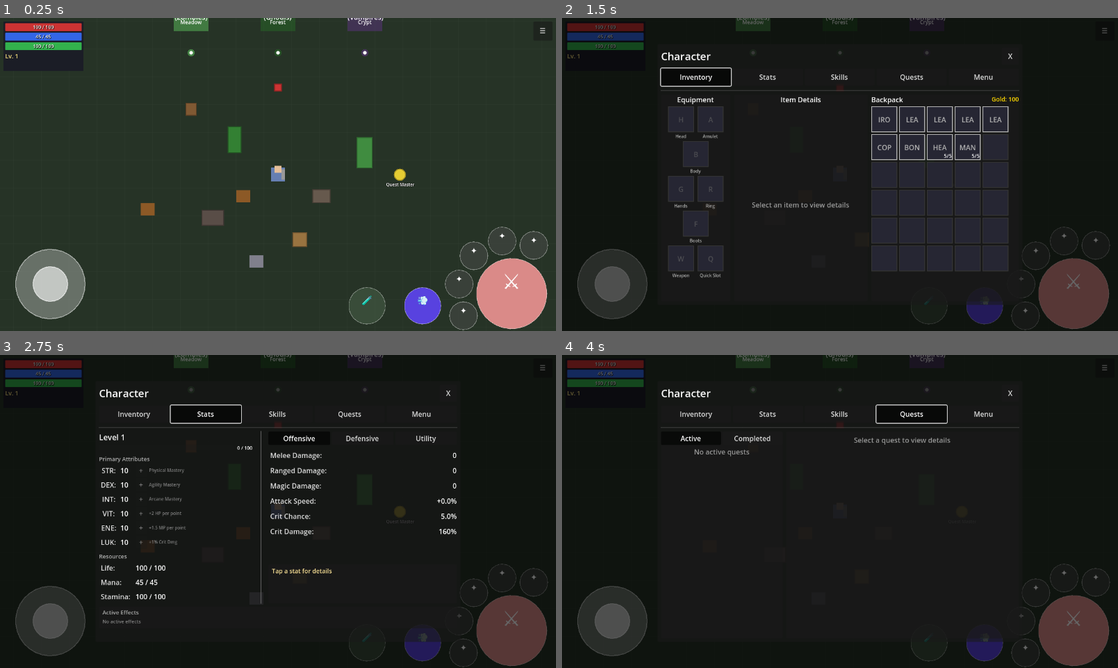
Above: before the commit, frames 1-4 (two rows, left to right).
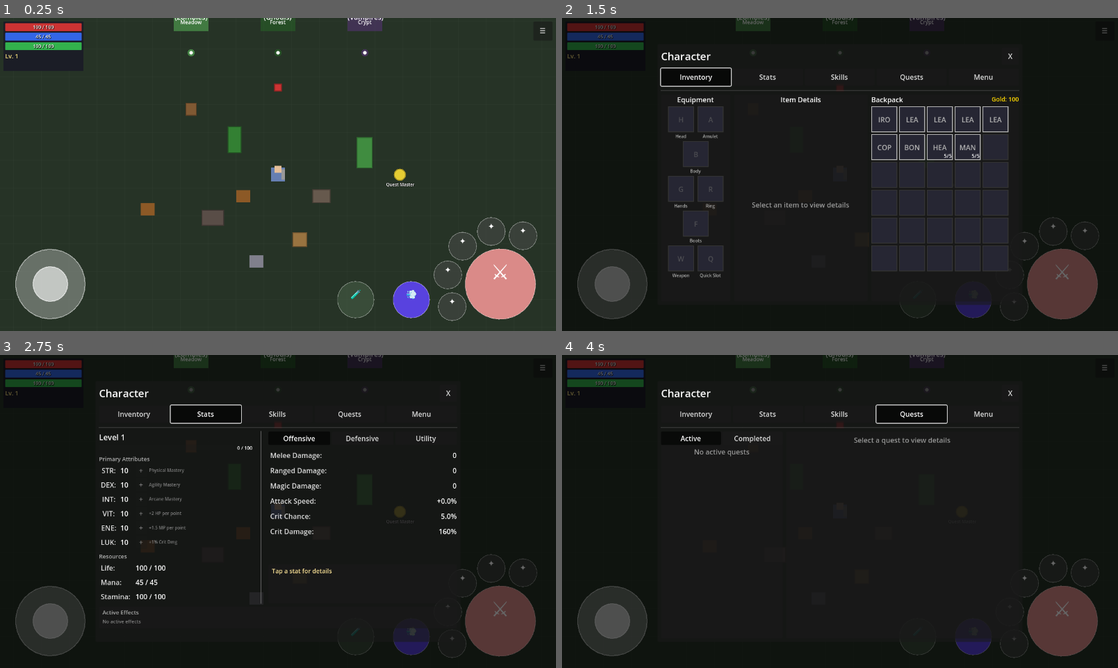
Above: after the commit, the same moments.

Repository: MatousHruska/MobileTestia
Game: Godot game, scene res://scenes/world/test_zone.tscn
Two runs of this game, one before a commit and one after it. Both use one fixed random seed, a clock stepped at 60 frames per second and the inputs below.
Inputs:
- Up to frame 1 (0.25 s): no input
- Up to frame 2 (1.5 s): click "☰" at 0.5 s; click "Inventory" at 1.25 s
- Up to frame 3 (2.75 s): click "Stats" at 2 s
- Up to frame 4 (4 s): click "Skills" at 2.75 s; click "Quests" at 3.5 s

The runs differ from the first frame. In frame 1, 3.0% of the frame differs, in the area x 60-99%, y 63-100%; in frame 2, 1.8%; in frame 3, 1.9%; in frame 4, 1.8%.

Commit message:
Adjust combat HUD position - compromise between corner and center

Diff:
--- a/resources/combat_hud_config.tres
+++ b/resources/combat_hud_config.tres
@@ -4,7 +4,7 @@
 
 [resource]
 script = ExtResource("1_script")
-attack_offset_pct = Vector2(0.08, 0.12)
-dodge_offset_pct = Vector2(0.24, 0.08)
-quick_slot_offset_pct = Vector2(0.34, 0.08)
-interact_offset_pct = Vector2(0.12, 0.38)
+attack_offset_pct = Vector2(0.10, 0.15)
+dodge_offset_pct = Vector2(0.26, 0.10)
+quick_slot_offset_pct = Vector2(0.36, 0.10)
+interact_offset_pct = Vector2(0.15, 0.42)
